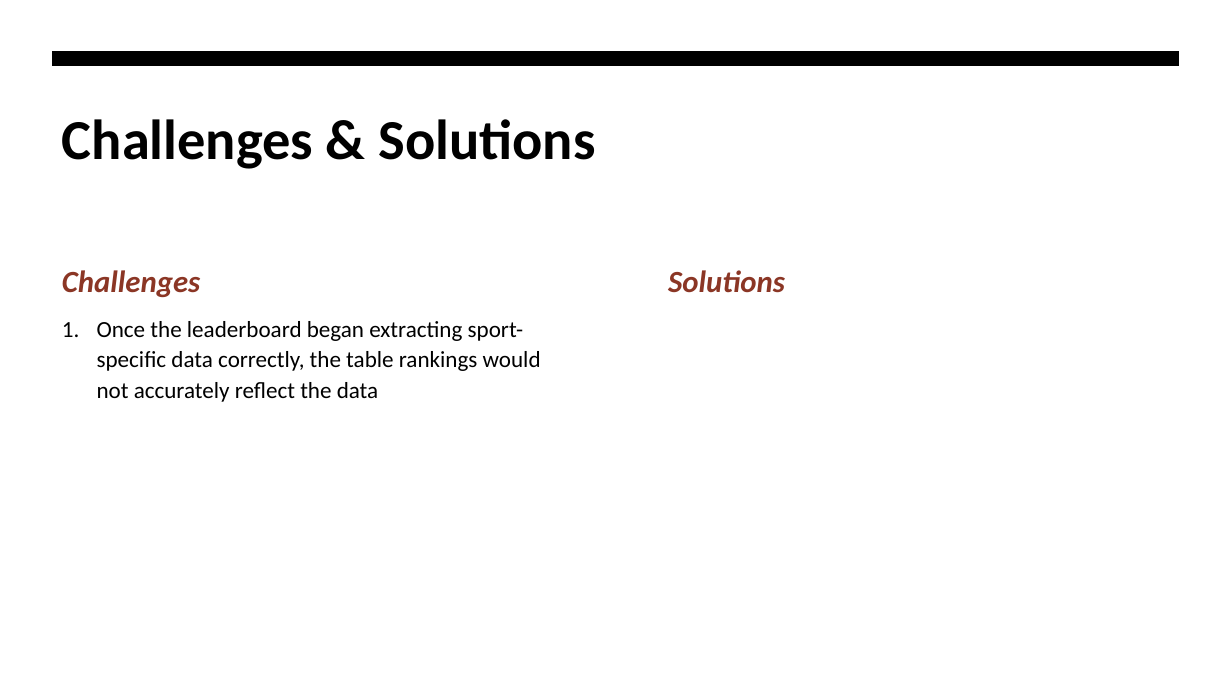
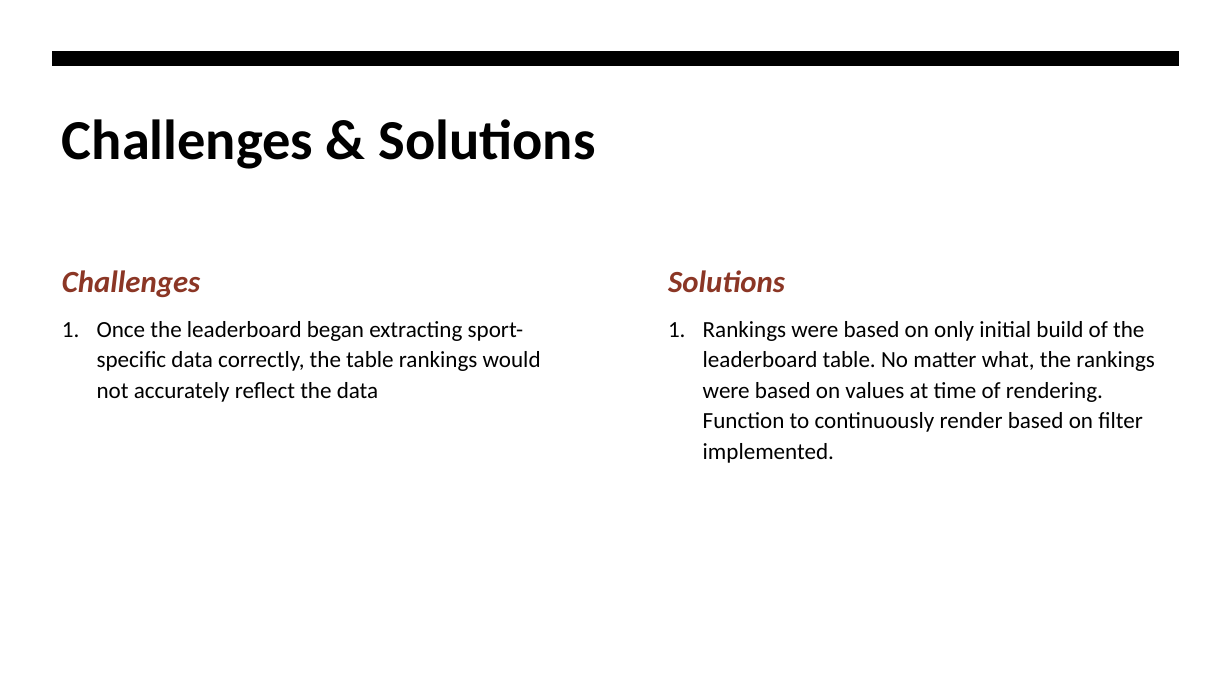
Before and after one commit to jjdeuce06/VulcanActivityTracker, a slide deck: slide 3 of Documentation/Weekly Report/week4/CMSC-4920-Group2-Week4.pptx. Drawn at 1232x693 pixels with LibreOffice and Linux fonts; fonts in the diff are those of the drawing. Boxes give left, top, right and bottom in pixels: in the first picture for what was removed or moved away, otherwise in the second. Text is boxed around its words. In the diff, an @@ line names an element or a change of style, - is before the commit and + after.

```diff
--- a/Documentation/Weekly Report/week4/CMSC-4920-Group2-Week4.pptx
+++ b/Documentation/Weekly Report/week4/CMSC-4920-Group2-Week4.pptx
@@ text added at [703, 321, 1155, 463], 18 pt, text #000000 @@
+1. Rankings were based on only initial build of the leaderboard table. No matter what, the rankings were based on values at time of rendering. Function to continuously render based on filter implemented.
```
Also in this commit, not shown: 1 other file.
